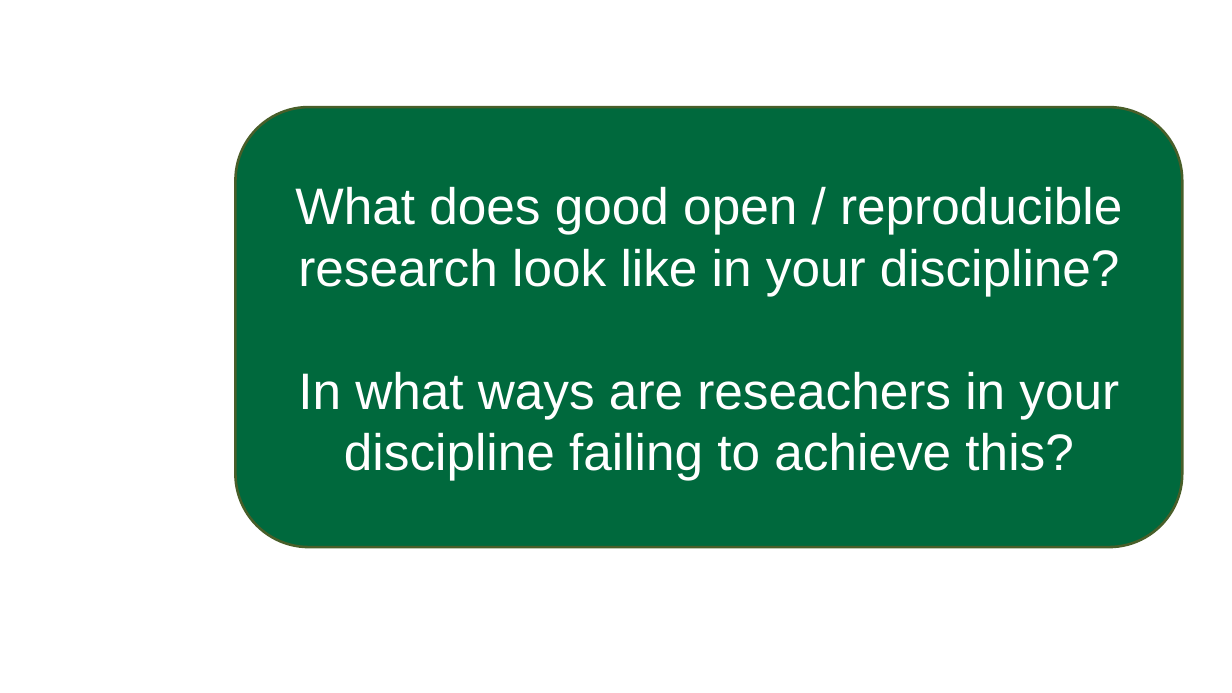
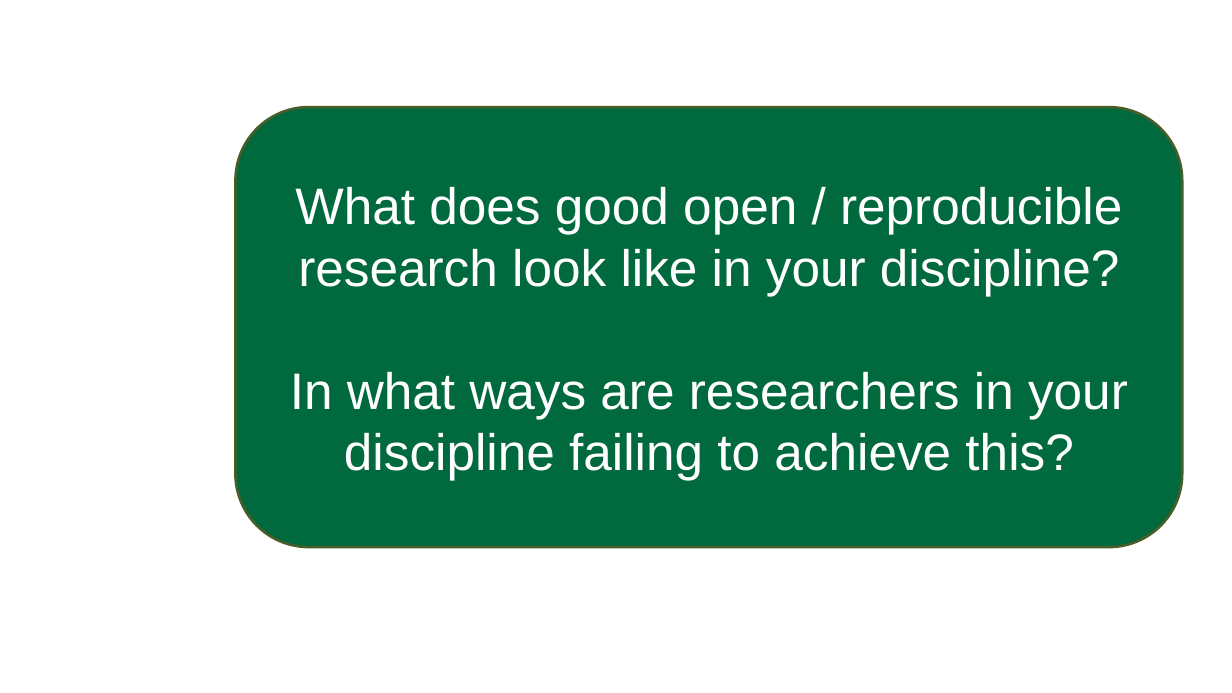
Before and after one commit to Dartmouth-Libraries/r_research-fundamentals_ws, a slide deck: slide 7 of slides/04a_Computation-Research_Best-Practices.pptx (slide 6 before the commit). Drawn at 1232x693 pixels with LibreOffice and Linux fonts; fonts in the diff are those of the drawing; background and template pictures are left out. Boxes give left, top, right and bottom in pixels: in the first picture for what was removed or moved away, otherwise in the second. Text is boxed around its words. In the diff, an @@ line names an element or a change of style, - is before the commit and + after.

Commit message:
update slides 04a

```diff
--- a/slides/04a_Computation-Research_Best-Practices.pptx
+++ b/slides/04a_Computation-Research_Best-Practices.pptx
@@ text in rounded rectangle at [290, 371, 1128, 480]: text changed @@
-In what ways are reseachers in your discipline failing to achieve this?
+In what ways are researchers in your discipline failing to achieve this?
```
Also in this commit, not shown: 2 other slides changed, 7 slides added, 5 slides removed.
